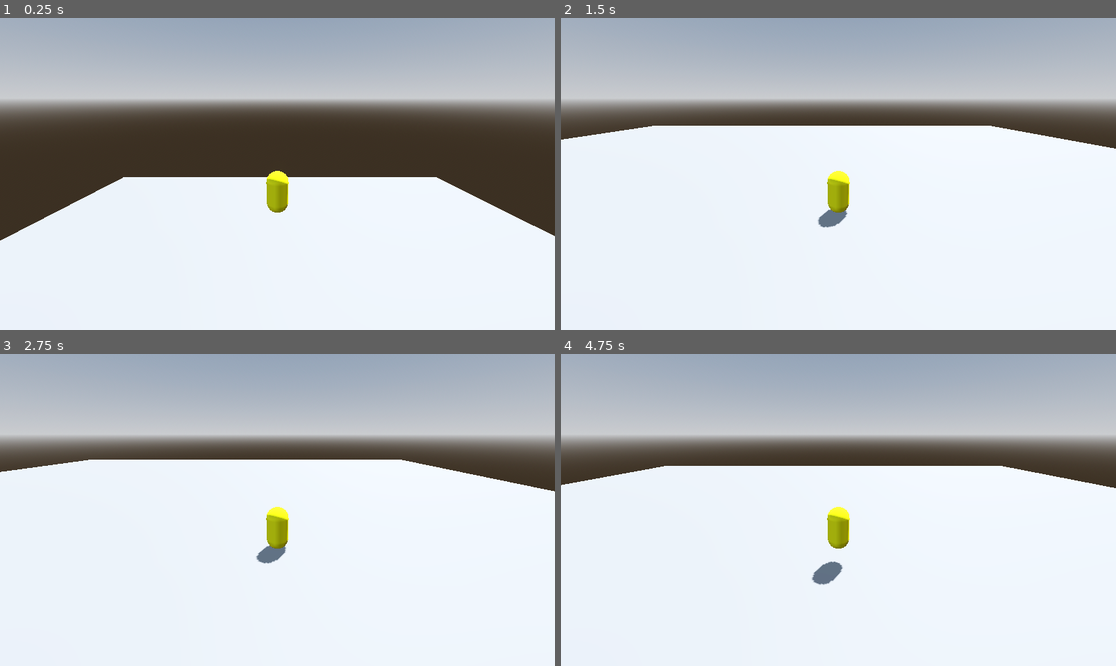
Above: before the commit, frames 1-4 (two rows, left to right).
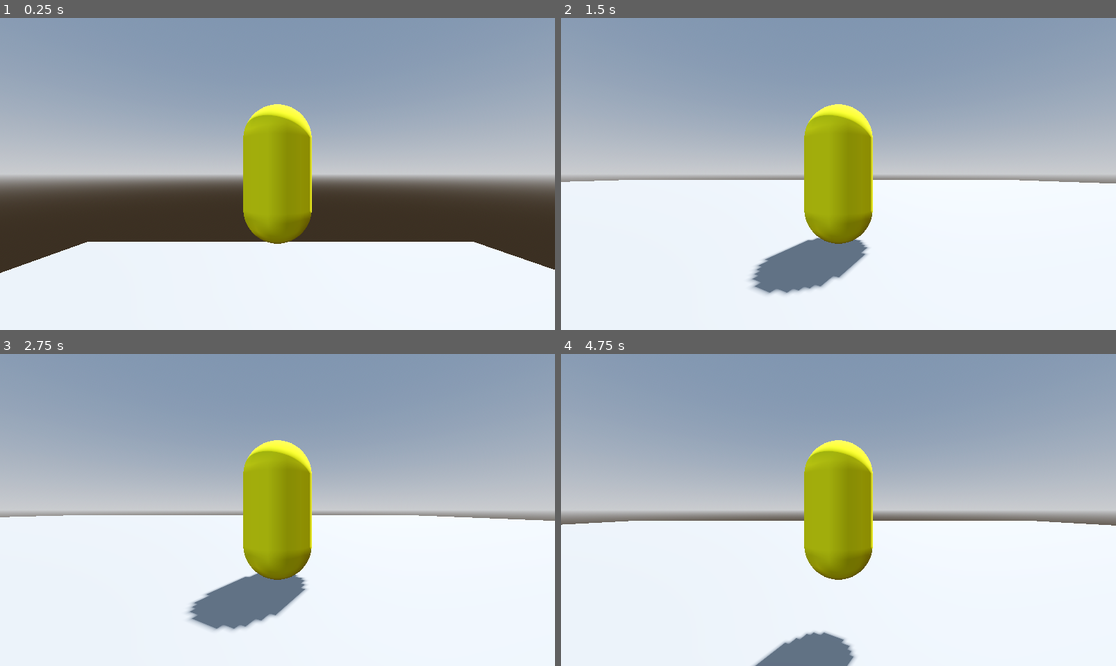
Above: after the commit, the same moments.

Repository: AndresSaavedra01/BIOPOCHITO-GAME
Game: Godot game, scene res://Escenas/world.tscn
The game is run twice, just before and just after one commit, with the same random seed, the same clock (stepped at 60 frames per second) and the same inputs.
Inputs:
- Up to frame 1 (0.25 s): no input
- Up to frame 2 (1.5 s): hold D (right) 0.53-1.28 s; tap Space (jump) at 0.77 s; hold S (down) from 1.28 s (still down)
- Up to frame 3 (2.75 s): tap Space (jump) at 1.52 s; release S (down) at 2.03 s; hold D (right) from 2.03 s (still down)
- Up to frame 4 (4.75 s): release D (right) at 2.78 s; hold W (up) 2.78-3.53 s; tap Space (jump) at 3.02, 3.77, 4.52 s; hold A (left) from 3.53 s (still down)

The runs differ from the first frame. In frame 1, 68% of the frame differs, in the area x 0-100%, y 0-82%; in frame 2, 54%; in frame 3, 53%; in frame 4, 54%.
Error before the commit: Parse Error: Too few arguments for "clamp()" call. Expected at least 3 but received 0. (res://scripts/camera_3d.gd:13)

Commit message:
feat: movimiento basico

Diff:
--- /dev/null
+++ b/Escenas/camera_player.tscn
@@ -0,0 +1,12 @@
+[gd_scene format=3 uid="uid://dmsc737c0tb4j"]
+
+[sub_resource type="BoxShape3D" id="BoxShape3D_hps03"]
+
+[node name="CameraPlayer" type="Node3D" unique_id=751600940]
+
+[node name="SpringArm3D" type="SpringArm3D" parent="." unique_id=1060413469]
+shape = SubResource("BoxShape3D_hps03")
+spring_length = 3.0
+margin = 0.1
+
+[node name="Camera3D" type="Camera3D" parent="SpringArm3D" unique_id=1534468592]
--- a/Escenas/player.tscn
+++ b/Escenas/player.tscn
@@ -1,7 +1,7 @@
 [gd_scene format=3 uid="uid://r85rk6tglmw2"]
 
-[ext_resource type="Script" uid="uid://8ydc0yk2etj5" path="res://scripts/player.gd" id="1_4flbx"]
-[ext_resource type="Script" uid="uid://56q0p4ty8k6i" path="res://scripts/camera_3d.gd" id="2_i8vih"]
+[ext_resource type="Script" uid="uid://8ydc0yk2etj5" path="res://Scripts/player.gd" id="1_4flbx"]
+[ext_resource type="PackedScene" uid="uid://dmsc737c0tb4j" path="res://Escenas/camera_player.tscn" id="2_i8vih"]
 
 [sub_resource type="CapsuleShape3D" id="CapsuleShape3D_onrkg"]
 
@@ -31,9 +31,4 @@
 transform = Transform3D(1, 0, 0, 0, 1, 0, 0, 0, 1, 0, 0.54598594, -0.20629388)
 mesh = SubResource("BoxMesh_2hs0m")
 
-[node name="Node3D" type="Node3D" parent="." unique_id=709110974]
-
-[node name="Camera3D" type="Camera3D" parent="Node3D" unique_id=1677340155]
-transform = Transform3D(1, 0, 0, 0, 0.9370628, 0.34916085, 0, -0.34916085, 0.9370628, 0, 4.021709, 8.421982)
-current = true
-script = ExtResource("2_i8vih")
+[node name="CameraPlayer" parent="." unique_id=751600940 instance=ExtResource("2_i8vih")]
Not shown: 2 places in Escenas/world.tscn that only renumber resources
Renamed: scripts/camera_3d.gd -> Scripts/camera_3d.gd
Renamed: scripts/camera_3d.gd.uid -> Scripts/camera_3d.gd.uid
Renamed: scripts/player.gd -> Scripts/player.gd
Renamed: scripts/player.gd.uid -> Scripts/player.gd.uid
